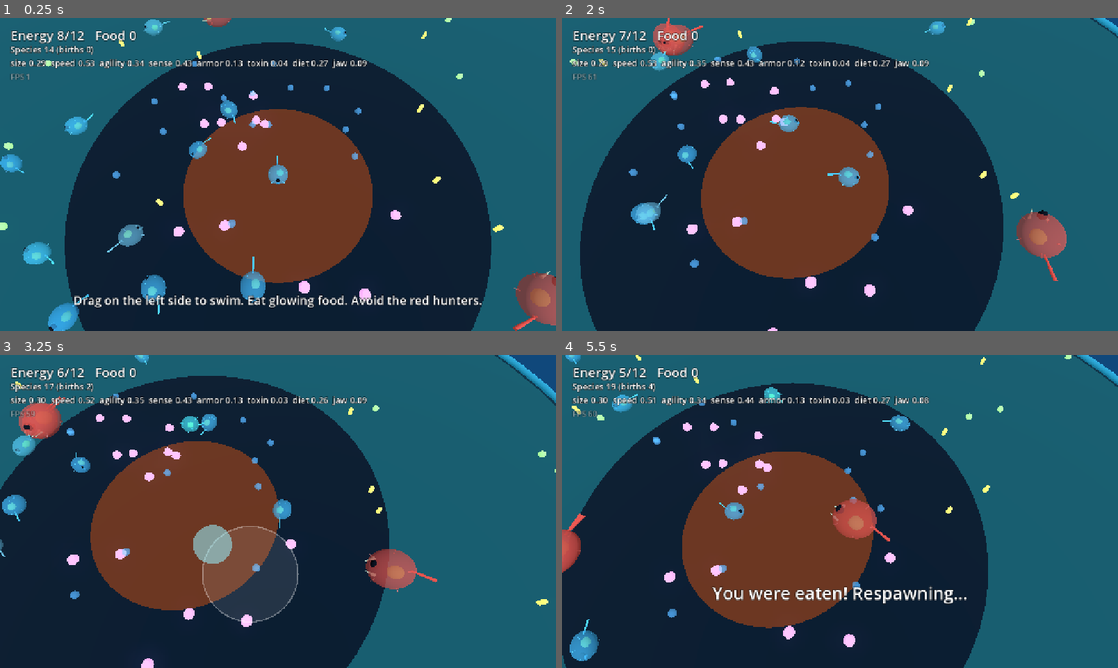
Above: before the commit, frames 1-4 (two rows, left to right).
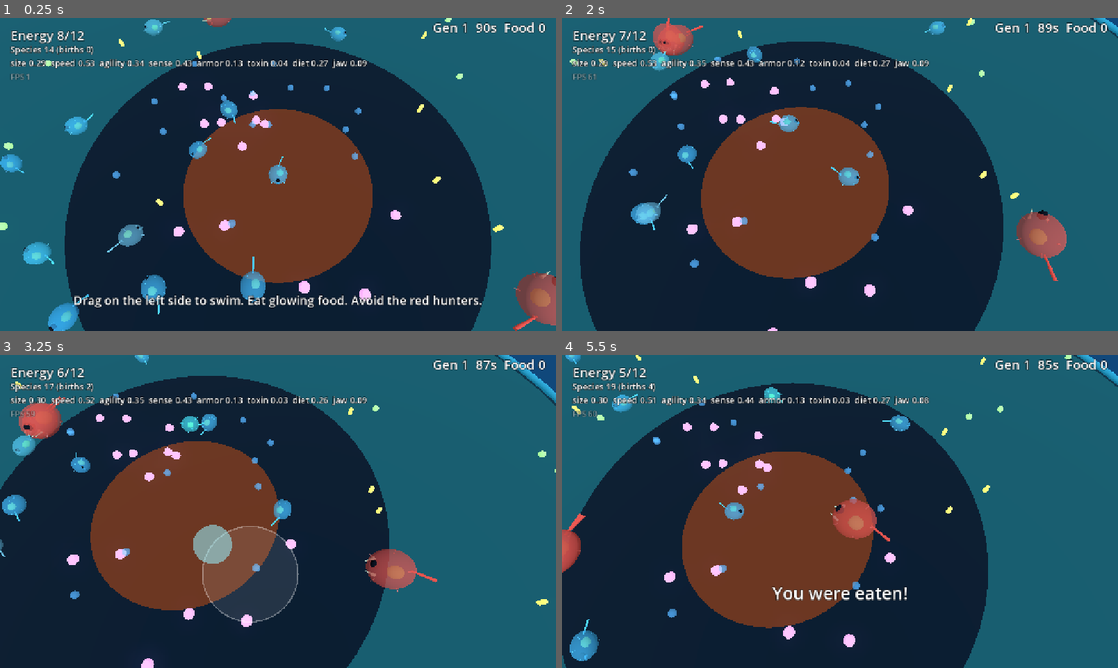
Above: after the commit, the same moments.

Repository: drag0nblad3/Sporelike-
Game: Godot game, scene res://scenes/main.tscn
Two runs of this game, one before a commit and one after it. Both use one fixed random seed, a clock stepped at 60 frames per second and the inputs below.
Inputs (mouse positions are in pixels of both pictures, inside the frame that each line leads up to):
- Up to frame 1 (0.25 s): no input
- Up to frame 2 (2 s): move the mouse to (962, 158) at 0.52 s; hold Right (ui_right) 0.53-1.25 s; click (962, 158) at 0.67 s; drag from (728, 190) to (812, 237) at 1.27 s
- Up to frame 3 (3.25 s): move the mouse to (333, 442) at 2.02 s; hold Right (ui_right) 2.03-2.75 s; drag from (250, 574) to (111, 464) at 2.77 s
- Up to frame 4 (5.5 s): move the mouse to (1006, 558) at 3.52 s; hold Left (ui_left) 3.53-4.25 s; drag from (673, 464) to (756, 433) at 4.27 s; move the mouse to (867, 511) at 5.02 s; hold Down (ui_down) from 5.03 s (still down); click (867, 511) at 5.17 s

The runs differ from the first frame. In frame 1, 0.5% of the frame differs, in the area x 17-99%, y 1-53%; in frame 2, 0.6%; in frame 3, 0.5%; in frame 4, 1.6%, in the area x 17-99%, y 1-80%.

Commit message:
Add generations, population screen and mutation choices
- Each generation lasts 90 seconds, or ends early when the player dies
- Between generations the game pauses on a population screen: population
  change, births, deaths by cause, and each trait's average with its change
- The player picks one of three mutations to encourage; it nudges every
  living member, more strongly the more the player's avatar ate
- The player is then reborn as the offspring of a random survivor; if the
  species died out, it restarts from the player's genome
- Player handling moved out of main.gd into PlayerDirector
- CI smoke test now runs 2-second generations with automatic picks and
  checks that at least three generations complete

Co-Authored-By: Claude Opus 5.5 <noreply@anthropic.com>
Claude-Session: https://claude.ai/code/session_01LRZhwzL1ScNEsSmFRd9Hjh

Diff:
--- /dev/null
+++ b/scripts/core/generation_stats.gd
@@ -0,0 +1,26 @@
+class_name GenerationStats
+extends RefCounted
+## What happened to the species during one generation: trait averages at the
+## start and end, births, deaths by cause, and how well the player's avatar
+## did (which sets how strongly the player's chosen mutation takes hold).
+
+var number := 1
+var ended_by := "time"
+var start_averages := {}
+var end_averages := {}
+var start_population := 0
+var end_population := 0
+var births := 0
+var deaths := {"eaten": 0, "starved": 0}
+var food_eaten := 0
+
+
+## 0.5x to 2x, growing with how much the player's avatar ate.
+func influence() -> float:
+	return clampf(0.5 + 0.1 * food_eaten, 0.5, 2.0)
+
+
+func change(trait_name: String) -> float:
+	var before: float = start_averages.get(trait_name, 0.0)
+	var after: float = end_averages.get(trait_name, 0.0)
+	return after - before
--- a/scripts/core/genome.gd
+++ b/scripts/core/genome.gd
@@ -12,6 +12,20 @@
 	"size": 0.3, "speed": 0.5, "agility": 0.3, "sense": 0.4,
 	"armor": 0.1, "toxin": 0.0, "diet": 0.3, "jaw": 0.1,
 }
+
+
+## Average of each trait across several genomes (all zeros when empty).
+static func average(genomes: Array[Genome]) -> Dictionary:
+	var sums := {}
+	for t in TRAITS:
+		sums[t] = 0.0
+	for g in genomes:
+		for t in TRAITS:
+			sums[t] += g.value_of(t)
+	if not genomes.is_empty():
+		for t in TRAITS:
+			sums[t] /= genomes.size()
+	return sums
 
 
 func copy() -> Genome:
--- /dev/null
+++ b/scripts/core/mutation_choice.gd
@@ -0,0 +1,42 @@
+class_name MutationChoice
+extends RefCounted
+## A nudge to one trait that the player can encourage across the whole
+## species between generations.
+
+const STEP := 0.05
+const LABELS := {
+	"size": ["Bigger body", "Smaller body"],
+	"speed": ["Longer tail", "Shorter tail"],
+	"agility": ["More cilia", "Fewer cilia"],
+	"sense": ["Sharper eye", "Duller eye"],
+	"armor": ["Thicker armor", "Lighter armor"],
+	"toxin": ["More toxic", "Less toxic"],
+	"diet": ["Eat more meat", "Eat more plants"],
+	"jaw": ["Stronger jaw", "Weaker jaw"],
+}
+
+var trait_name := ""
+var direction := 1.0
+
+
+func label() -> String:
+	var pair: Array = LABELS[trait_name]
+	return pair[0] if direction > 0.0 else pair[1]
+
+
+func apply_to(genome: Genome, influence: float) -> void:
+	var value: float = genome.values[trait_name]
+	genome.values[trait_name] = clampf(value + STEP * influence * direction, 0.0, 1.0)
+
+
+## A few different traits, each nudged up (usually) or down.
+static func roll(rng: RandomNumberGenerator, count: int) -> Array[MutationChoice]:
+	var names: Array = Genome.TRAITS.duplicate()
+	names.shuffle()
+	var picks: Array[MutationChoice] = []
+	for i in mini(count, names.size()):
+		var c := MutationChoice.new()
+		c.trait_name = names[i]
+		c.direction = 1.0 if rng.randf() < 0.7 else -1.0
+		picks.append(c)
+	return picks
--- a/scripts/main.gd
+++ b/scripts/main.gd
@@ -1,88 +1,101 @@
 extends Node3D
-## Wires the game together: arena, ecosystem, the player's cell, camera, HUD.
+## Wires the game together and runs the generation loop: play a generation,
+## see the population screen, pick a mutation, be reborn as one of your kind.
 ## Game rules live in the classes under scripts/; keep this file thin.
 
 const ARENA_RADIUS := 30.0
-const RESPAWN_DELAY := 2.0
+const DEATH_PAUSE := 1.5
 
 var ecosystem: Ecosystem
-var player: PlayerCell
-var player_genome := Genome.new()
+var director: PlayerDirector
+var cycle: GenerationCycle
 var camera: CameraRig
 var hud: Hud
-var food_eaten := 0
-
-var _respawn_timer := 0.0
-var _has_moved := false
+var screen: PopulationScreen
+var rng := RandomNumberGenerator.new()
+## Set by CI ("-- --smoke"): short generations, mutations picked automatically.
+var smoke_test := "--smoke" in OS.get_cmdline_user_args()
 
 
 func _ready() -> void:
+	rng.randomize()
 	add_child(Arena.new(ARENA_RADIUS))
 	camera = CameraRig.new()
 	add_child(camera)
 	hud = Hud.new()
 	add_child(hud)
+	screen = PopulationScreen.new()
+	hud.add_child(screen)
+	screen.chosen.connect(_on_mutation_chosen)
 
+	var founder := Genome.new()
 	ecosystem = Ecosystem.new()
-	ecosystem.setup(ARENA_RADIUS, player_genome)
+	ecosystem.setup(ARENA_RADIUS, founder)
 	ecosystem.species_changed.connect(_refresh_species)
 	add_child(ecosystem)
 
-	_spawn_player()
-	camera.snap_to(player.position)
+	cycle = GenerationCycle.new()
+	cycle.ecosystem = ecosystem
+	if smoke_test:
+		cycle.length = 2.0
+	cycle.ended.connect(_on_generation_ended)
+	add_child(cycle)
+
+	director = PlayerDirector.new()
+	director.ecosystem = ecosystem
+	director.camera = camera
+	director.hud = hud
+	director.arena_radius = ARENA_RADIUS
+	director.died.connect(_on_player_died)
+	director.ate.connect(cycle.record_food)
+	add_child(director)
+
+	director.spawn(founder, Vector2.ZERO)
+	cycle.begin()
 	_refresh_species()
 
 
-func _process(delta: float) -> void:
-	if is_instance_valid(player) and player.alive:
-		var input := _read_move_input()
-		if input.length() > 0.1:
-			_has_moved = true
-		player.move_input = input
-		camera.follow(player.position, player.radius(), delta)
-		hud.show_status(player.energy, Organism.MAX_ENERGY, food_eaten)
-	else:
-		_respawn_timer -= delta
-		if _respawn_timer <= 0.0:
-			_spawn_player()
-	hud.set_hint_visible(not _has_moved)
+func _process(_delta: float) -> void:
+	hud.show_generation(cycle.number, cycle.time_left, cycle.stats.food_eaten)
 
 
-func _spawn_player() -> void:
-	player = PlayerCell.new()
-	player.setup(player_genome, ARENA_RADIUS, 8.0)
-	player.died.connect(_on_player_died)
-	add_child(player)
-	player.ate.connect(_on_player_ate)
-	ecosystem.player = player
+func _on_player_died(cause: String) -> void:
+	hud.flash_message("You were eaten!" if cause == "eaten" else "You starved!", DEATH_PAUSE)
+	var generation := cycle.number
+	await get_tree().create_timer(DEATH_PAUSE).timeout
+	if cycle.number == generation:
+		cycle.finish(cause)
 
 
-func _on_player_ate(_amount: float) -> void:
-	food_eaten += 1
+func _on_generation_ended(stats: GenerationStats) -> void:
+	get_tree().paused = true
+	var choices := MutationChoice.roll(rng, 3)
+	screen.open(stats, choices)
+	if smoke_test:
+		screen.call_deferred("_pick", choices[0])
 
 
-func _on_player_died(_org: Organism, cause: String) -> void:
-	_respawn_timer = RESPAWN_DELAY
-	if cause == "eaten":
-		hud.flash_message("You were eaten! Respawning...", RESPAWN_DELAY)
+## Apply the choice, then take over a random survivor's offspring.
+func _on_mutation_chosen(choice: MutationChoice) -> void:
+	cycle.apply(choice)
+	var next_genome: Genome
+	var at := Vector2.ZERO
+	var parent := ecosystem.pick_parent()
+	if parent:
+		next_genome = parent.genome.mutated(rng)
+		at = parent.flat_pos() + Vector2.from_angle(rng.randf() * TAU) * 2.0
 	else:
-		hud.flash_message("You starved! Respawning...", RESPAWN_DELAY)
+		next_genome = director.genome.copy()
+		choice.apply_to(next_genome, 1.0)
+		ecosystem.reseed(next_genome)
+	director.retire()
+	get_tree().paused = false
+	director.spawn(next_genome, at)
+	cycle.begin()
+	_refresh_species()
+	if smoke_test:
+		print("smoke: generation %d started, species %d" % [cycle.number, ecosystem.species.size()])
 
 
 func _refresh_species() -> void:
 	hud.show_species(ecosystem.species.size(), ecosystem.births, ecosystem.trait_averages())
-
-
-func _read_move_input() -> Vector2:
-	if hud.joystick.is_active():
-		return hud.joystick.output
-	var keys := Input.get_vector("ui_left", "ui_right", "ui_up", "ui_down")
-	if Input.is_physical_key_pressed(KEY_A):
-		keys.x -= 1.0
-	if Input.is_physical_key_pressed(KEY_D):
-		keys.x += 1.0
-	if Input.is_physical_key_pressed(KEY_W):
-		keys.y -= 1.0
-	if Input.is_physical_key_pressed(KEY_S):
-		keys.y += 1.0
-	return keys.limit_length(1.0)
--- /dev/null
+++ b/scripts/player_director.gd
@@ -0,0 +1,75 @@
+class_name PlayerDirector
+extends Node
+## Owns the player's current body: spawning it, steering it from touch or
+## keys, following it with the camera, and reporting its meals and death.
+
+signal died(cause: String)
+signal ate
+
+var ecosystem: Ecosystem
+var camera: CameraRig
+var hud: Hud
+var arena_radius := 30.0
+var player: PlayerCell
+var genome := Genome.new()
+
+var _has_moved := false
+
+
+func is_alive() -> bool:
+	return is_instance_valid(player) and player.alive
+
+
+func spawn(g: Genome, at: Vector2) -> void:
+	genome = g
+	player = PlayerCell.new()
+	player.setup(g, arena_radius, 8.0)
+	player.position = Vector3(at.x, 0.0, at.y)
+	player.died.connect(_on_player_died)
+	player.ate.connect(_on_player_ate)
+	add_child(player)
+	ecosystem.player = player
+	camera.snap_to(player.position)
+
+
+## Removes the current body without counting it as a death.
+func retire() -> void:
+	if is_instance_valid(player):
+		player.queue_free()
+	player = null
+	ecosystem.player = null
+
+
+func _process(delta: float) -> void:
+	hud.set_hint_visible(not _has_moved)
+	if not is_alive():
+		return
+	var input := _read_move_input()
+	if input.length() > 0.1:
+		_has_moved = true
+	player.move_input = input
+	camera.follow(player.position, player.radius(), delta)
+	hud.show_status(player.energy, Organism.MAX_ENERGY)
+
+
+func _on_player_died(_org: Organism, cause: String) -> void:
+	died.emit(cause)
+
+
+func _on_player_ate(_amount: float) -> void:
+	ate.emit()
+
+
+func _read_move_input() -> Vector2:
+	if hud.joystick.is_active():
+		return hud.joystick.output
+	var keys := Input.get_vector("ui_left", "ui_right", "ui_up", "ui_down")
+	if Input.is_physical_key_pressed(KEY_A):
+		keys.x -= 1.0
+	if Input.is_physical_key_pressed(KEY_D):
+		keys.x += 1.0
+	if Input.is_physical_key_pressed(KEY_W):
+		keys.y -= 1.0
+	if Input.is_physical_key_pressed(KEY_S):
+		keys.y += 1.0
+	return keys.limit_length(1.0)
--- a/scripts/ui/hud.gd
+++ b/scripts/ui/hud.gd
@@ -1,10 +1,12 @@
 class_name Hud
 extends CanvasLayer
-## On-screen text and the touch joystick.
+## On-screen text and the touch joystick. The population screen is added as
+## a child by main.gd.
 
 var joystick: VirtualJoystick
 
 var _status: Label
+var _generation: Label
 var _species: Label
 var _debug: Label
 var _hint: Label
@@ -21,6 +23,12 @@
 	_debug = _corner_label(Vector2(24, 122), 18)
 	_debug.modulate = Color(1, 1, 1, 0.5)
 
+	_generation = _corner_label(Vector2(0, 18), 30)
+	_generation.set_anchors_and_offsets_preset(Control.PRESET_TOP_RIGHT)
+	_generation.offset_left = -360.0
+	_generation.offset_right = -24.0
+	_generation.horizontal_alignment = HORIZONTAL_ALIGNMENT_RIGHT
+
 	_hint = _center_label(-90.0, 28)
 	_hint.text = "Drag on the left side to swim. Eat glowing food. Avoid the red hunters."
 	_message = _center_label(-200.0, 40)
@@ -32,8 +40,12 @@
 	_debug.text = "FPS %d" % Engine.get_frames_per_second()
 
 
-func show_status(energy: float, max_energy: float, eaten: int) -> void:
-	_status.text = "Energy %d/%d   Food %d" % [ceili(energy), int(max_energy), eaten]
+func show_status(energy: float, max_energy: float) -> void:
+	_status.text = "Energy %d/%d" % [ceili(energy), int(max_energy)]
+
+
+func show_generation(number: int, seconds_left: float, food: int) -> void:
+	_generation.text = "Gen %d  %ds  Food %d" % [number, ceili(maxf(seconds_left, 0.0)), food]
 
 
 func show_species(population: int, births: int, averages: Dictionary) -> void:
--- /dev/null
+++ b/scripts/ui/population_screen.gd
@@ -0,0 +1,107 @@
+class_name PopulationScreen
+extends Control
+## Shown between generations while the game is paused: how the species
+## changed, what killed it, and three mutations the player can encourage.
+
+signal chosen(choice: MutationChoice)
+
+const BAR_WIDTH := 260.0
+const UP := Color(0.5, 1.0, 0.55)
+const DOWN := Color(1.0, 0.55, 0.45)
+
+var _box: VBoxContainer
+
+
+func _ready() -> void:
+	process_mode = Node.PROCESS_MODE_ALWAYS
+	set_anchors_preset(Control.PRESET_FULL_RECT)
+	visible = false
+
+	var shade := ColorRect.new()
+	shade.color = Color(0.0, 0.03, 0.06, 0.85)
+	shade.set_anchors_preset(Control.PRESET_FULL_RECT)
+	add_child(shade)
+
+	var center := CenterContainer.new()
+	center.set_anchors_preset(Control.PRESET_FULL_RECT)
+	add_child(center)
+	_box = VBoxContainer.new()
+	_box.add_theme_constant_override("separation", 6)
+	center.add_child(_box)
+
+
+func open(stats: GenerationStats, choices: Array[MutationChoice]) -> void:
+	for child in _box.get_children():
+		child.queue_free()
+
+	var title := "Generation %d complete" % stats.number
+	if stats.ended_by == "eaten":
+		title = "You were eaten. Generation %d ends" % stats.number
+	elif stats.ended_by == "starved":
+		title = "You starved. Generation %d ends" % stats.number
+	_add_label(title, 34)
+	_add_label("Population %d to %d   births %d   eaten %d   starved %d" % [
+		stats.start_population, stats.end_population, stats.births,
+		stats.deaths["eaten"], stats.deaths["starved"]], 22)
+
+	for t in Genome.TRAITS:
+		_add_trait_row(t, stats.end_averages.get(t, 0.0), stats.change(t))
+
+	_add_label("You ate %d food: your choice counts x%.1f" % [
+		stats.food_eaten, stats.influence()], 22)
+	_add_label("Encourage a mutation in your species:", 24)
+
+	var row := HBoxContainer.new()
+	row.add_theme_constant_override("separation", 16)
+	row.alignment = BoxContainer.ALIGNMENT_CENTER
+	_box.add_child(row)
+	for c in choices:
+		var button := Button.new()
+		button.text = c.label()
+		button.custom_minimum_size = Vector2(250, 80)
+		button.add_theme_font_size_override("font_size", 26)
+		button.pressed.connect(func() -> void: _pick(c))
+		row.add_child(button)
+	visible = true
+
+
+func _pick(choice: MutationChoice) -> void:
+	visible = false
+	chosen.emit(choice)
+
+
+func _add_trait_row(trait_name: String, value: float, change: float) -> void:
+	var row := HBoxContainer.new()
+	row.add_theme_constant_override("separation", 12)
+	_box.add_child(row)
+
+	var name_label := _make_label(trait_name.capitalize(), 22)
+	name_label.custom_minimum_size = Vector2(110, 0)
+	row.add_child(name_label)
+
+	var track := ColorRect.new()
+	track.color = Color(1, 1, 1, 0.12)
+	track.custom_minimum_size = Vector2(BAR_WIDTH, 22)
+	row.add_child(track)
+	var fill := ColorRect.new()
+	fill.color = Color(0.45, 0.85, 1.0)
+	fill.size = Vector2(BAR_WIDTH * clampf(value, 0.0, 1.0), 22)
+	track.add_child(fill)
+
+	var delta_label := _make_label("%+.2f" % change, 22)
+	if absf(change) >= 0.005:
+		delta_label.modulate = UP if change > 0.0 else DOWN
+	row.add_child(delta_label)
+
+
+func _add_label(text: String, size: int) -> void:
+	var label := _make_label(text, size)
+	label.horizontal_alignment = HORIZONTAL_ALIGNMENT_CENTER
+	_box.add_child(label)
+
+
+func _make_label(text: String, size: int) -> Label:
+	var label := Label.new()
+	label.text = text
+	label.add_theme_font_size_override("font_size", size)
+	return label
--- a/scripts/world/ecosystem.gd
+++ b/scripts/world/ecosystem.gd
@@ -4,6 +4,7 @@
 ## the predators. Resolves eating, predation and reproduction each frame.
 
 signal species_changed
+signal member_died(cause: String)
 
 const START_POPULATION := 14
 const MAX_POPULATION := 40
@@ -62,17 +63,23 @@
 
 ## Average of each trait across the AI species members.
 func trait_averages() -> Dictionary:
-	var sums := {}
-	for t in Genome.TRAITS:
-		sums[t] = 0.0
+	var genomes: Array[Genome] = []
+	for member in species:
+		genomes.append(member.genome)
+	return Genome.average(genomes)
+
+
+## A random living member to be the player's next body, or null if extinct.
+func pick_parent() -> SpeciesCell:
 	if species.is_empty():
-		return sums
-	for member in species:
-		for t in Genome.TRAITS:
-			sums[t] += member.genome.values[t]
-	for t in Genome.TRAITS:
-		sums[t] /= species.size()
-	return sums
+		return null
+	return species[rng.randi() % species.size()]
+
+
+## Restart the species from one genome after an extinction.
+func reseed(founder: Genome) -> void:
+	for _i in START_POPULATION:
+		spawn_member(founder.mutated(rng), _random_point(4.0, 20.0), 6.0)
 
 
 func spawn_member(g: Genome, at: Vector2, start_energy: float) -> SpeciesCell:
@@ -144,6 +151,7 @@
 	return Vector2.from_angle(rng.randf() * TAU) * rng.randf_range(min_dist, max_dist)
 
 
-func _on_member_died(org: Organism, _cause: String) -> void:
+func _on_member_died(org: Organism, cause: String) -> void:
 	species.erase(org as SpeciesCell)
+	member_died.emit(cause)
 	species_changed.emit()
--- /dev/null
+++ b/scripts/world/generation_cycle.gd
@@ -0,0 +1,66 @@
+class_name GenerationCycle
+extends Node
+## Times each generation, collects its GenerationStats, and applies the
+## mutation the player picks to every living member of the species.
+
+signal ended(stats: GenerationStats)
+
+## Seconds per generation. CI's smoke test shortens it.
+var length := 90.0
+var ecosystem: Ecosystem
+var number := 0
+var time_left := 90.0
+var stats: GenerationStats
+var running := false
+
+var _births_at_start := 0
+
+
+func _ready() -> void:
+	ecosystem.member_died.connect(_on_member_died)
+
+
+func _process(delta: float) -> void:
+	if not running:
+		return
+	time_left -= delta
+	if time_left <= 0.0:
+		finish("time")
+
+
+func begin() -> void:
+	number += 1
+	stats = GenerationStats.new()
+	stats.number = number
+	stats.start_averages = ecosystem.trait_averages()
+	stats.start_population = ecosystem.species.size()
+	_births_at_start = ecosystem.births
+	time_left = length
+	running = true
+
+
+## Ends the generation early (the player died) or on time.
+func finish(reason: String) -> void:
+	if not running:
+		return
+	running = false
+	stats.ended_by = reason
+	stats.end_averages = ecosystem.trait_averages()
+	stats.end_population = ecosystem.species.size()
+	stats.births = ecosystem.births - _births_at_start
+	ended.emit(stats)
+
+
+func record_food() -> void:
+	if running:
+		stats.food_eaten += 1
+
+
+func apply(choice: MutationChoice) -> void:
+	for member in ecosystem.species:
+		choice.apply_to(member.genome, stats.influence())
+
+
+func _on_member_died(cause: String) -> void:
+	if running and stats.deaths.has(cause):
+		stats.deaths[cause] += 1
Not shown, changed: CLAUDE.md
